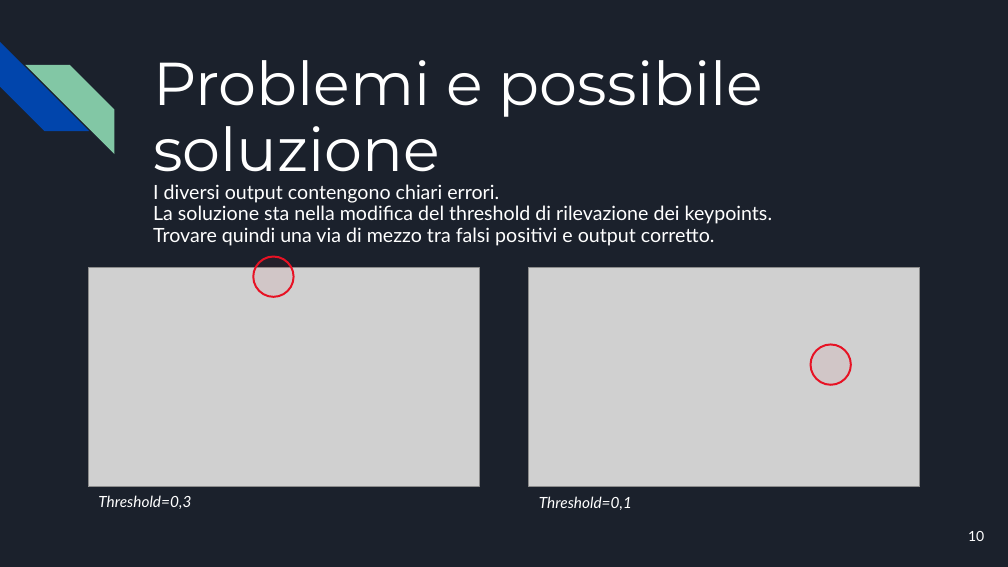
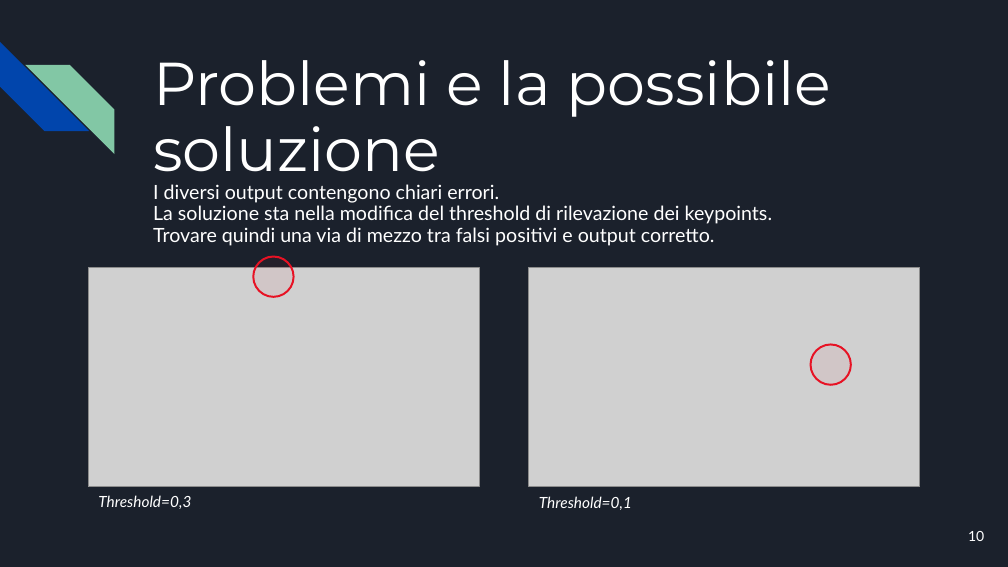
Before and after one commit to FrancescoLuzzi/Tesi, a slide deck: slide 10 of Presentazione.pptx. Drawn at 1008x567 pixels with LibreOffice and Linux fonts; fonts in the diff are those of the drawing; grey boxes stand for pictures. Boxes give left, top, right and bottom in pixels: in the first picture for what was removed or moved away, otherwise in the second. Text is boxed around its words. In the diff, an @@ line names an element or a change of style, - is before the commit and + after.

Commit message:
Updates

```diff
--- a/Presentazione.pptx
+++ b/Presentazione.pptx
@@ title at <box>153,60,831,185</box>: text changed @@
-Problemi e possibile soluzione
+Problemi e la possibile soluzione
```
